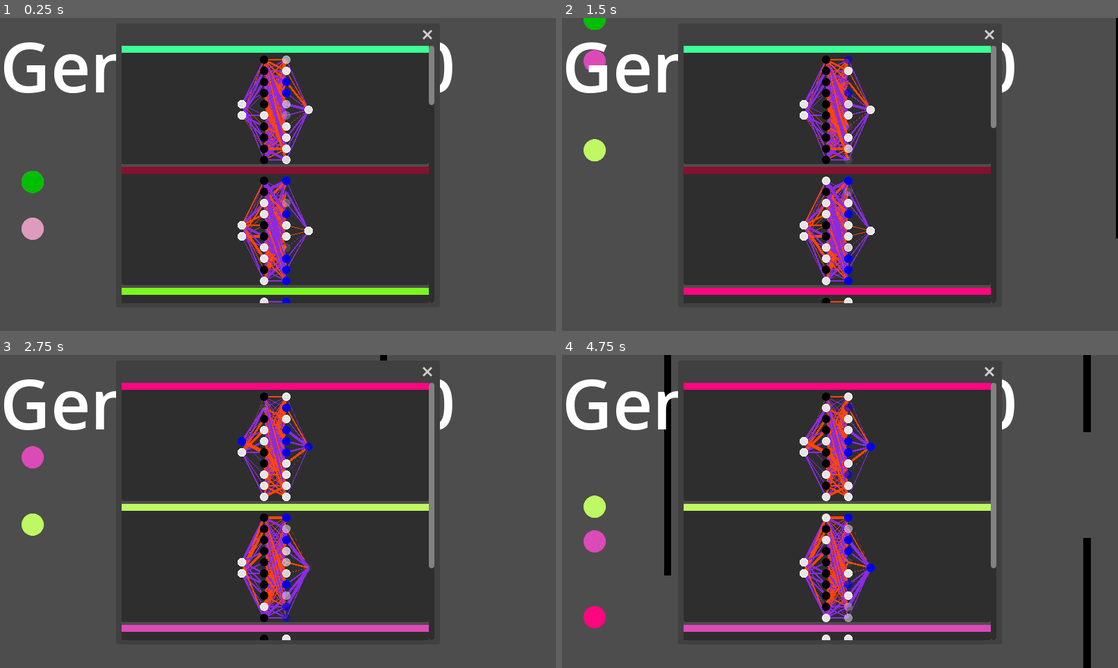
Above: before the commit, frames 1-4 (two rows, left to right).
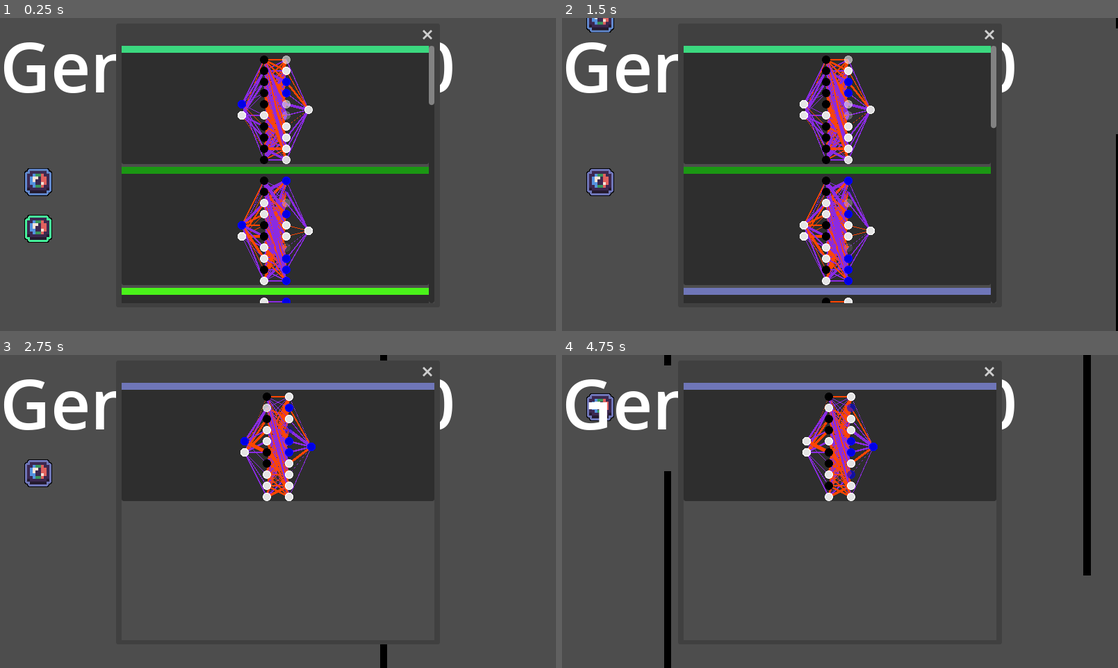
Above: after the commit, the same moments.

Repository: Variable-Interactive/NeuralNetwork
Game: Godot game, scene res://Examples/FlappyTest/Game.tscn
Same seed, same stepped clock (60 frames per second), same inputs: the game is played once before the commit and once after it. Before the commit the project starts from res://Examples/FlappyTest/FlappyTest.tscn.
Inputs:
- Up to frame 1 (0.25 s): no input
- Up to frame 2 (1.5 s): no input
- Up to frame 3 (2.75 s): no input
- Up to frame 4 (4.75 s): no input

The runs differ from the first frame. In frame 1, 4.6% of the frame differs, in the area x 3-78%, y 8-89%; in frame 2, 5.4%; in frame 3, 28%; in frame 4, 30%, in the area x 3-96%, y 3-100%.

Commit message:
more refactor

Diff:
--- a/Examples/FlappyTest/AI/FlappyBird.tscn
+++ /dev/null
@@ -1,25 +0,0 @@
-[gd_scene load_steps=4 format=3 uid="uid://4a3g18r4eq4u"]
-
-[ext_resource type="Script" path="res://Examples/FlappyTest/AI/FlappyBird.gd" id="1"]
-[ext_resource type="Texture2D" uid="uid://c6rinmr0r0k7s" path="res://Examples/FlappyTest/AI/Face.png" id="2"]
-
-[sub_resource type="CircleShape2D" id="1"]
-radius = 16.0
-
-[node name="FlappyBird" type="CharacterBody2D"]
-script = ExtResource("1")
-
-[node name="Area2D" type="Area2D" parent="."]
-
-[node name="CollisionShape2D" type="CollisionShape2D" parent="Area2D"]
-shape = SubResource("1")
-
-[node name="JumpRecoil" type="Timer" parent="."]
-wait_time = 0.2
-one_shot = true
-
-[node name="Sprite2D" type="Sprite2D" parent="."]
-scale = Vector2(0.5, 0.5)
-texture = ExtResource("2")
-
-[connection signal="area_entered" from="Area2D" to="." method="_on_Area2D_area_entered"]
--- a/Examples/FlappyTest/FlappyTest.gd
+++ /dev/null
@@ -1,48 +0,0 @@
-extends Node2D
-
-var obstacles = []
-
-
-func _ready() -> void:
-	$CanvasLayer/Interface/Label.text = str("Generation: ", GeneticEvolution.current_generation)
-
-	var obstacle = preload("res://Examples/FlappyTest/obstacle/Obstacle.tscn").instantiate()
-	var point = randi() % 5
-	obstacle.global_position = $Points.get_child(point).global_position
-	$Obstacles.add_child(obstacle)
-	obstacles.append(obstacle)
-
-	# generate players
-	for _i in range(GeneticEvolution.players_per_generation):
-		var player = preload("res://Examples/FlappyTest/AI/FlappyBird.tscn").instantiate()
-		var pos = $PlayerPoint.global_position
-		pos.x = 47
-		player.global_position = pos
-		player.modulation = Color(randf(), randf(), randf(), 1)
-		$Players.add_child(player)
-
-		var network_visualizer = preload("res://NetworkVisualizer/NetworkVisualizer.tscn").instantiate()
-		GeneticEvolution.visualizer_popup.visualizer_container.add_child(network_visualizer)
-		player.visualizer = network_visualizer
-		network_visualizer.identifier.color = player.modulation
-		network_visualizer.visualize_network(player.net)
-
-
-func _on_SpawnTimer_timeout() -> void:
-	var obstacle = preload("res://Examples/FlappyTest/obstacle/Obstacle.tscn").instantiate()
-	var point = randi() % 5
-	obstacle.global_position = $Points.get_child(point).global_position
-	$Obstacles.add_child(obstacle)
-	obstacles.append(obstacle)
-	if obstacles[0].global_position.x < 0:
-		var rem_obstacle = obstacles.pop_front()
-		rem_obstacle.queue_free()
-
-
-func _on_force_next_generation_pressed() -> void:
-	for player in $Players.get_children():
-		player.queue_free()
-
-
-func _on_Visualize_pressed() -> void:
-	GeneticEvolution.visualizer_popup.popup_centered()
--- /dev/null
+++ b/Examples/FlappyTest/Game.gd
@@ -0,0 +1,44 @@
+extends Node2D
+
+var obstacles = []
+var obstacle_scene = preload("res://Examples/FlappyTest/Obstacle/Obstacle.tscn")
+var player_scene = preload("res://Examples/FlappyTest/Player/FlappyBird.tscn")
+
+func _ready() -> void:
+	# show generation number (not really needed)
+	$CanvasLayer/Interface/Label.text = str("Generation: ", GeneticEvolution.current_generation)
+
+	# generate amount of players required by players GeneticEvolution algorithm
+	for _player_idx in GeneticEvolution.players_per_generation:
+		var player = player_scene.instantiate()
+		player.global_position = $PlayerPoint.global_position
+		player.modulation = Color(randf(), randf(), randf(), 1)
+		$Players.add_child(player)
+
+	spawn_obstacle()
+
+
+func spawn_obstacle() -> void:
+	# Spawn obstacles after regular intervals
+	var obstacle =obstacle_scene.instantiate()
+	var point = randi() % 5
+	obstacle.global_position = $Points.get_child(point).global_position
+	$Obstacles.add_child(obstacle)
+	obstacles.append(obstacle)
+	# see if there are any obstacles that are no longer needed
+	if obstacles[0].global_position.x < 0:
+		var redundant_obstacle = obstacles.pop_front()
+		redundant_obstacle.queue_free()
+
+
+func _on_SpawnTimer_timeout() -> void:
+	spawn_obstacle()
+
+
+func _on_force_next_generation_pressed() -> void:
+	for player in $Players.get_children():
+		player.queue_free()
+
+
+func _on_Visualize_pressed() -> void:
+	GeneticEvolution.visualizer_popup.popup_centered()
--- a/Examples/FlappyTest/FlappyTest.tscn
+++ b/Examples/FlappyTest/Game.tscn
@@ -1,12 +1,12 @@
 [gd_scene load_steps=3 format=3 uid="uid://b8ic3kfnaq2wk"]
 
-[ext_resource type="Script" path="res://Examples/FlappyTest/FlappyTest.gd" id="1"]
+[ext_resource type="Script" path="res://Examples/FlappyTest/Game.gd" id="1_80riy"]
 
 [sub_resource type="RectangleShape2D" id="1"]
 size = Vector2(432, 42.5)
 
 [node name="FlappyTest" type="Node2D"]
-script = ExtResource("1")
+script = ExtResource("1_80riy")
 
 [node name="SpawnTimer" type="Timer" parent="."]
 wait_time = 3.0
@@ -17,7 +17,7 @@
 [node name="Players" type="Node2D" parent="."]
 
 [node name="PlayerPoint" type="Marker2D" parent="."]
-position = Vector2(1097, 283)
+position = Vector2(55, 283)
 
 [node name="Points" type="Node2D" parent="."]
 
--- a/Examples/FlappyTest/obstacle/Obstacle.tscn
+++ b/Examples/FlappyTest/Obstacle/Obstacle.tscn
@@ -1,7 +1,7 @@
 [gd_scene load_steps=4 format=3 uid="uid://dx4tq70cl238x"]
 
-[ext_resource type="Script" path="res://Examples/FlappyTest/obstacle/Obstacle.gd" id="1"]
-[ext_resource type="Texture2D" uid="uid://b7da6vu0sfakq" path="res://Examples/FlappyTest/obstacle/obstacle.png" id="2"]
+[ext_resource type="Script" path="res://Examples/FlappyTest/Obstacle/Obstacle.gd" id="1"]
+[ext_resource type="Texture2D" uid="uid://b7da6vu0sfakq" path="res://Examples/FlappyTest/Obstacle/obstacle.png" id="2"]
 
 [sub_resource type="RectangleShape2D" id="1"]
 size = Vector2(16, 64)
--- a/Examples/FlappyTest/AI/FlappyBird.gd
+++ b/Examples/FlappyTest/Player/FlappyBird.gd
@@ -1,7 +1,7 @@
 extends CharacterBody2D
 
-var sizes = [2, 10, 10, 1]  # nodes in the respective layers
-var net: Network
+const LAYER_NODES = [2, 10, 10, 1]  # nodes in the respective layers of neural network
+var ai: Network
 
 var jump_vel = 250
 var gravity = 10
@@ -10,14 +10,10 @@
 
 var modulation: Color
 
-var visualizer
-
 
 func jump():
 	$JumpRecoil.start()
 	velocity.y = -jump_vel
-	# give reward for jumping
-	net.give_reward(1)
 
 
 func _ready() -> void:
@@ -27,19 +23,21 @@
 	########## Initializing the AI Player ###########
 	# If this is the first generation
 	if GeneticEvolution.generation_networks.size() == 0:
-		net = Network.new(sizes)
+		ai = Network.new(LAYER_NODES)
 	# If we have a network provided by genetic algorithm
 	else:
-		net = GeneticEvolution.generation_networks.pop_back()
+		ai = GeneticEvolution.generation_networks.pop_back()
+	# you can add a visualizer as well if you want
+	ai.add_visualizer(GeneticEvolution.visualizer_popup.visualizer_container, modulation)
 	#################################################
 
-	$Sprite2D.modulate = modulation
+	$Sprite2D.self_modulate = modulation
 
 
 func _process(_delta: float) -> void:
 	#### Setting inputs to the NeuralNetwork ##
 	var input = _get_input_points()  # geting the inputs
-	var decision = net.feedforward(input)  # feeding the inputs
+	var decision = ai.feedforward(input)  # feeding the inputs
 	var should_jump = decision[0] > 0.5
 	###########################################
 
@@ -56,20 +54,20 @@
 
 func _exit_tree() -> void:
 	########### remove Visualizer ############
-	visualizer.queue_free()
-	############ Grant a reward based on distance ###############
-	net.give_reward(Time.get_ticks_msec() - initial_time)
+	ai.destroy_visualizer()
+	############ Grant a reward based on survival time ###############
+	ai.give_reward(Time.get_ticks_msec() - initial_time)
 	# Add to the monitor
-	GeneticEvolution.submit_network(net)
+	GeneticEvolution.submit_network(ai)
 	###########################################
 
 
-func _get_input_points():
-	var obs: Array = level.obstacles
-	for idx in obs.size():
+func _get_input_points() -> Array[float]:
+	var obstacles: Array = level.obstacles
+	for idx in obstacles.size():
 		var index = idx
-		if obs[index].global_position.x > global_position.x:
-			var distance = global_position.distance_to(obs[index].global_position)
-			var point = global_position.direction_to(obs[index].global_position) * distance
+		if obstacles[index].global_position.x > global_position.x:
+			var distance = global_position.distance_to(obstacles[index].global_position)
+			var point = global_position.direction_to(obstacles[index].global_position) * distance
 			return [point.x, point.y]
 	return [0, 0]
--- /dev/null
+++ b/Examples/FlappyTest/Player/FlappyBird.tscn
@@ -0,0 +1,31 @@
+[gd_scene load_steps=4 format=3 uid="uid://4a3g18r4eq4u"]
+
+[ext_resource type="Script" path="res://Examples/FlappyTest/Player/FlappyBird.gd" id="1_w3abg"]
+[ext_resource type="Texture2D" uid="uid://cci27kop3mmhq" path="res://Examples/FlappyTest/Player/Skin.png" id="2_k8yk6"]
+
+[sub_resource type="RectangleShape2D" id="RectangleShape2D_hyww5"]
+size = Vector2(32, 32)
+
+[node name="FlappyBird" type="CharacterBody2D"]
+script = ExtResource("1_w3abg")
+
+[node name="Area2D" type="Area2D" parent="."]
+
+[node name="CollisionShape2D" type="CollisionShape2D" parent="Area2D"]
+shape = SubResource("RectangleShape2D_hyww5")
+
+[node name="JumpRecoil" type="Timer" parent="."]
+wait_time = 0.2
+one_shot = true
+
+[node name="Sprite2D" type="Sprite2D" parent="."]
+scale = Vector2(0.5, 0.5)
+texture = ExtResource("2_k8yk6")
+hframes = 2
+frame = 1
+
+[node name="Sprite2D" type="Sprite2D" parent="Sprite2D"]
+texture = ExtResource("2_k8yk6")
+hframes = 2
+
+[connection signal="area_entered" from="Area2D" to="." method="_on_Area2D_area_entered"]
--- a/NetworkVisualizer/NetworkVisualizer.gd
+++ b/NetworkVisualizer/NetworkVisualizer.gd
@@ -2,14 +2,16 @@
 
 const SCALE = 1
 
-const LINE_COLOR_POSITIVE = Color.ORANGE_RED
-const LINE_COLOR_NEGATIVE = Color.BLUE_VIOLET
+const NODE_RADIUS := 6
+const LINE_COLOR_POSITIVE := Color.ORANGE_RED
+const LINE_COLOR_NEGATIVE := Color.BLUE_VIOLET
 
-const ACTIVATION_COLOR_POSITIVE = Color.WHITE
-const ACTIVATION_COLOR_INACTIVE = Color.BLACK
-const ACTIVATION_COLOR_NEGATIVE = Color.BLUE  # would appear in 1st layer
+const ACTIVATION_COLOR_POSITIVE := Color.WHITE
+const ACTIVATION_COLOR_INACTIVE := Color.BLACK
+const ACTIVATION_COLOR_NEGATIVE := Color.BLUE  # would appear in 1st layer
 
 var lines = []
+var node_texture = preload("res://NetworkVisualizer/Assets/Node.png")
 
 @onready var layer_container = $"%LayerContainer"
 @onready var identifier: ColorRect = $"%identifier"
@@ -68,15 +70,19 @@
 
 
 func _generate_layer() -> Node:
-	var layer = preload("res://NetworkVisualizer/Nodes/Layer.tscn").instantiate()
+	var layer = VBoxContainer.new()
+	layer.alignment = BoxContainer.ALIGNMENT_CENTER
 	layer_container.add_child(layer)
 	return layer
 
 
 func _generate_node(layer):
-	var node = preload("res://NetworkVisualizer/Nodes/Node.tscn").instantiate()
-	node.custom_minimum_size *= SCALE
-	layer.add_child(node)
+	var node_indicator = TextureRect.new()
+	node_indicator.expand_mode = TextureRect.EXPAND_IGNORE_SIZE
+	node_indicator.stretch_mode = TextureRect.STRETCH_KEEP_ASPECT_CENTERED
+	node_indicator.custom_minimum_size = 2 * Vector2.ONE * NODE_RADIUS * SCALE
+	node_indicator.texture = node_texture
+	layer.add_child(node_indicator)
 
 
 func _draw() -> void:
--- a/NetworkVisualizer/NetworkVisualizer.tscn
+++ b/NetworkVisualizer/NetworkVisualizer.tscn
@@ -3,9 +3,9 @@
 [ext_resource type="Script" path="res://NetworkVisualizer/NetworkVisualizer.gd" id="2"]
 
 [node name="NetworkVisualizer" type="PanelContainer"]
-anchors_preset = 15
-anchor_right = 1.0
-anchor_bottom = 1.0
+anchors_preset = -1
+offset_right = 100.0
+offset_bottom = 100.0
 script = ExtResource("2")
 
 [node name="VBoxContainer" type="VBoxContainer" parent="."]
--- a/NetworkVisualizer/Nodes/Layer.tscn
+++ /dev/null
@@ -1,5 +0,0 @@
-[gd_scene format=2]
-
-[node name="Layer" type="VBoxContainer"]
-offset_bottom = 600.0
-alignment = 1
--- a/NetworkVisualizer/Nodes/Node.tscn
+++ /dev/null
@@ -1,12 +0,0 @@
-[gd_scene load_steps=2 format=3 uid="uid://bh46hcb5ocbee"]
-
-[ext_resource type="Texture2D" uid="uid://bdn7rdjn4yq3q" path="res://NetworkVisualizer/Assets/Node.png" id="1"]
-
-[node name="Node" type="TextureRect"]
-custom_minimum_size = Vector2(12, 12)
-offset_right = 12.0
-offset_bottom = 12.0
-size_flags_horizontal = 3
-texture = ExtResource("1")
-expand_mode = 1
-stretch_mode = 5
--- a/NeuralNetwork/Classes/Network.gd
+++ b/NeuralNetwork/Classes/Network.gd
@@ -1,6 +1,8 @@
 class_name Network
 extends RefCounted
 # Written by Variable-ind (https://github.com/Variable-ind)
+
+signal activation_changed(layer_idx, activations)
 
 var num_layers: int
 var sizes := PackedInt32Array()
@@ -10,7 +12,7 @@
 ## Variable for reward based training
 var reward: float = 0
 
-signal activation_changed(layer_idx, activations)
+var _visualizer: Node
 
 
 func _init(_sizes: PackedInt32Array) -> void:
@@ -24,7 +26,7 @@
 		weights.append(Matrix.new(size_y, size_x, true))
 
 
-func feedforward(activation_array: Array) -> Array:
+func feedforward(activation_array: Array[float]) -> Array:
 	# A failsafe
 	if activation_array.size() != sizes[0]:
 		printerr("Inputs are not equal to first layer nodes")
@@ -58,3 +60,18 @@
 
 func give_reward(amount: int):
 	reward += amount
+
+
+func add_visualizer(visualizer_parent: Node, color := Color.WHITE):
+	if _visualizer:
+		print("already has a visualizer added")
+		return
+	_visualizer = preload("res://NetworkVisualizer/NetworkVisualizer.tscn").instantiate()
+	visualizer_parent.add_child(_visualizer)
+	_visualizer.identifier.color = color
+	_visualizer.visualize_network(self)
+
+
+func destroy_visualizer():
+	if _visualizer:
+		_visualizer.queue_free()
--- a/project.godot
+++ b/project.godot
@@ -11,7 +11,7 @@
 [application]
 
 config/name="NeuralNetwork"
-run/main_scene="res://Examples/FlappyTest/FlappyTest.tscn"
+run/main_scene="res://Examples/FlappyTest/Game.tscn"
 config/features=PackedStringArray("4.1")
 
 [autoload]
Binary file removed: Examples/FlappyTest/AI/Face.png
Renamed: Examples/FlappyTest/obstacle/Obstacle.gd -> Examples/FlappyTest/Obstacle/Obstacle.gd
Renamed: Examples/FlappyTest/obstacle/obstacle.png -> Examples/FlappyTest/Obstacle/obstacle.png
Not shown, changed: Examples/FlappyTest/Obstacle/obstacle.png.import
Binary file added: Examples/FlappyTest/Player/Skin.png
Not shown, changed: Examples/FlappyTest/Player/Skin.png.import
